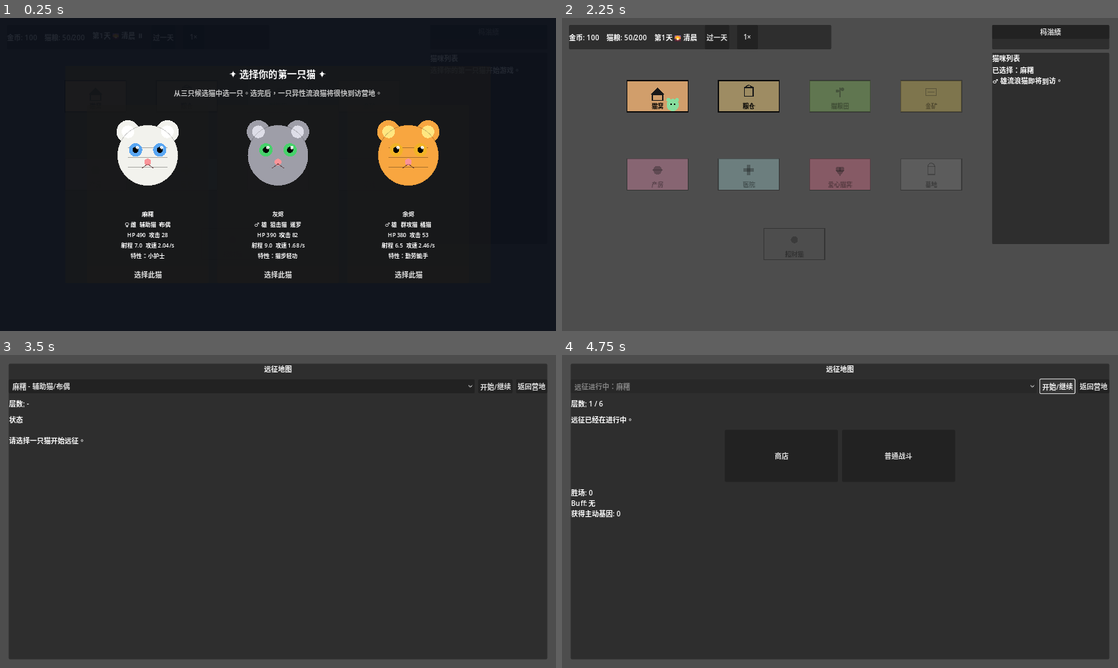
Above: before the commit, frames 1-4 (two rows, left to right).
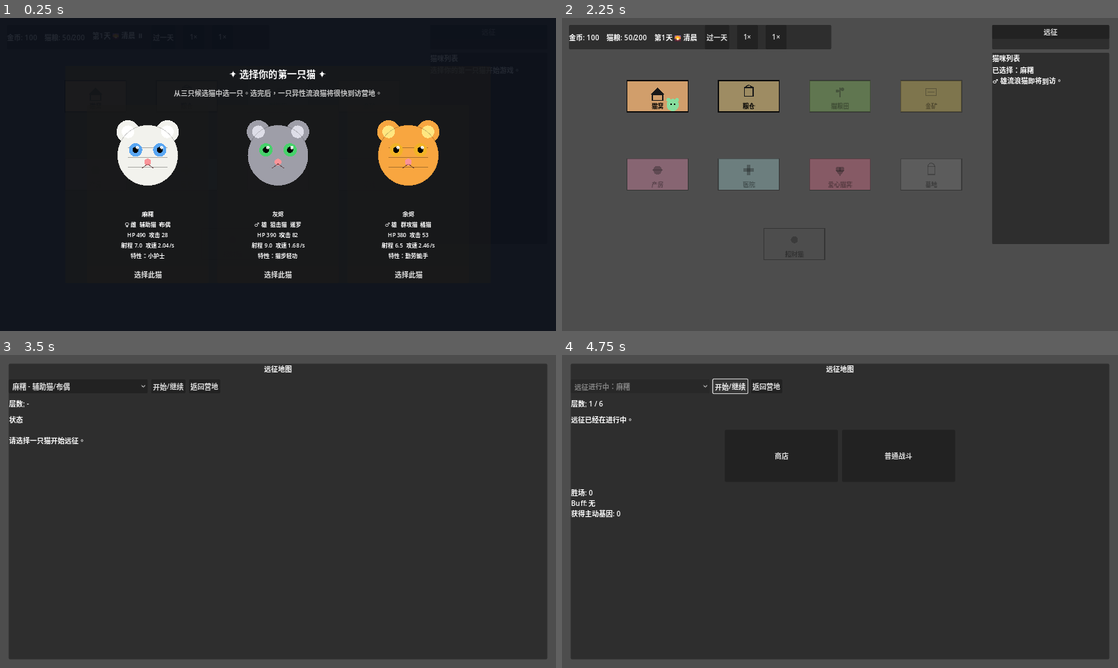
Above: after the commit, the same moments.

Repository: chriszcc1021/superMaomao
Game: Godot game, scene res://scenes/camp/CampScene.tscn
Two runs of this game, one before a commit and one after it. Both use one fixed random seed, a clock stepped at 60 frames per second and the inputs below.
Inputs:
- Up to frame 1 (0.25 s): no input
- Up to frame 2 (2.25 s): click "过一天" at 0.5 s; click "1×" at 1.25 s; click "选择此猫" at 2 s
- Up to frame 3 (3.5 s): click "杩滃緛" (after the commit: "远征") at 2.75 s
- Up to frame 4 (4.75 s): click "开始/继续" at 3.5 s; click "开始/继续" at 4.25 s

The runs differ from the first frame. In frame 2, less than 0.1% of the frame differs, in the area x 37-90%, y 3-7%; in frame 3, 0.4%; in frame 4, 0.5%, in the area x 3-99%, y 7-13%.
Error after the commit: unsupported format character in operator '%'. (res://scenes/camp/CampScene.gd:704)

Commit message:
fix: bug list #1-4 修复
- #1 远征 OptionButton 宽度限 320px，Start 按钮不再被遮挡
- #2 流浪猫 AcceptButton/RejectButton/DeferButton + StrayLabel 乱码修复（GBK→UTF-8）
  顺带修复远征按钮乱码
- #3 HUD 天数改读 GameState.camp_day，与日结算保持一致
- #4 _refresh_hud 中检测速度按钮引用失效时自动重建

Diff:
--- a/scenes/camp/CampScene.gd
+++ b/scenes/camp/CampScene.gd
@@ -138,7 +138,7 @@
 		return
 	var time_label: String = str(_time_manager.get_time_label())
 	var paused_tag: String = " ⏸" if bool(_time_manager.time_paused) else ""
-	_day_label.text = "第%d天 %s%s" % [int(_time_manager.total_days) + 1, time_label, paused_tag]
+	_day_label.text = "第%d天 %s%s" % [_game_state.camp_day, time_label, paused_tag]
 
 func _bind_signals() -> void:
 	if not _next_day_button.pressed.is_connected(_on_next_day_pressed):
@@ -696,6 +696,12 @@
 	_coins_label.text = "金币: %d" % _game_state.coins
 	_food_label.text = "猫粮: %d/%d" % [_game_state.cat_food, _game_state.cat_food_cap]
 	_refresh_time_label()
+	# 速度按钮防丢失：如果引用失效则重建
+	if not is_instance_valid(_speed_btn):
+		_speed_btn = null
+		_create_speed_button()
+	elif _time_manager != null:
+		_speed_btn.text = "%g×" % _time_manager.time_speed
 
 func _refresh_cat_list() -> void:
 	var lines: PackedStringArray = []
--- a/scenes/camp/CampScene.tscn
+++ b/scenes/camp/CampScene.tscn
@@ -35,7 +35,7 @@
 
 [node name="OpenExpeditionButton" type="Button" parent="UI/SidePanel/VBox"]
 layout_mode = 2
-text = "杩滃緛"
+text = "远征"
 
 [node name="CatListUI" parent="UI" instance=ExtResource("3")]
 
@@ -50,21 +50,21 @@
 
 [node name="StrayLabel" type="Label" parent="UI/StrayNotification/VBox"]
 layout_mode = 2
-text = "鏆傛棤娴佹氮鐚€?"
+text = "暂无流浪猫..."
 
 [node name="Buttons" type="HBoxContainer" parent="UI/StrayNotification/VBox"]
 layout_mode = 2
 
 [node name="AcceptButton" type="Button" parent="UI/StrayNotification/VBox/Buttons"]
 layout_mode = 2
-text = "鎺ユ敹"
+text = "接受"
 
 [node name="RejectButton" type="Button" parent="UI/StrayNotification/VBox/Buttons"]
 layout_mode = 2
-text = "鎷掔粷"
+text = "拒绝"
 
 [node name="DeferButton" type="Button" parent="UI/StrayNotification/VBox/Buttons"]
 layout_mode = 2
-text = "鏆傜紦1澶?"
+text = "延后"
 
 [node name="BreedingUI" parent="UI" instance=ExtResource("4")]
--- a/scenes/expedition/ExpeditionMapUI.tscn
+++ b/scenes/expedition/ExpeditionMapUI.tscn
@@ -26,7 +26,8 @@
 
 [node name="CatOption" type="OptionButton" parent="Panel/VBox/SetupRow"]
 layout_mode = 2
-size_flags_horizontal = 3
+size_flags_horizontal = 0
+custom_minimum_size = Vector2(320, 0)
 
 [node name="StartButton" type="Button" parent="Panel/VBox/SetupRow"]
 layout_mode = 2
